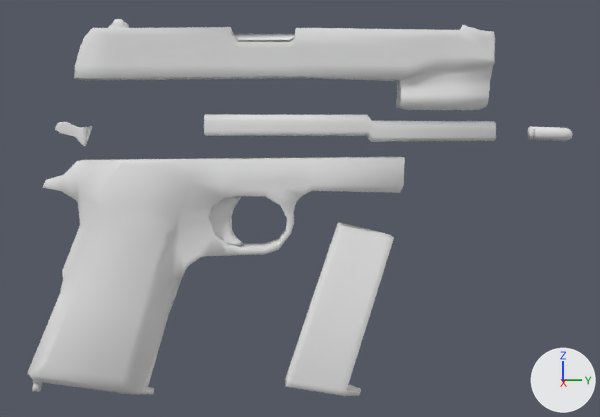
Before and after pictures for a commit that changed the Blender file Test/models/gun/M1911.blend.
Camera for both pictures: a camera (50 mm lens) standing at (23.18, 0.43, 7.84) and looking at (0.0, 1.09, 5.66). The axes (+X, +Y, +Z) are drawn at lower right. The lights are the same throughout.

Names of what the first picture shows: 'Barell', 'Bullet', 'Hand', 'Magazin', 'Top', 'Trigger'.
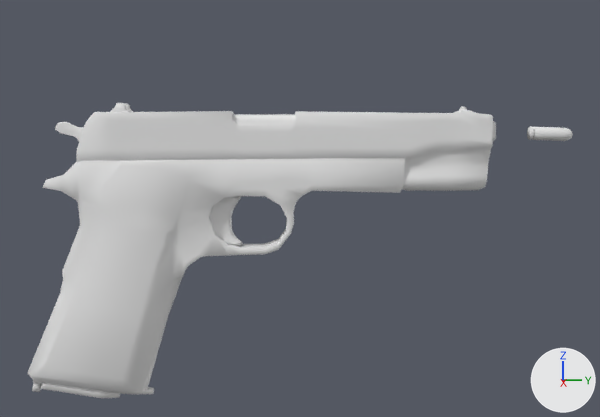
The newer file is also rescaled (x0.39), turned or shifted as a whole; pictures and numbers use the older file's frame.

The change, as a list of edits to the scene's bpy script:
```text
Change ob_magazin:
    ob_magazin.location: (0.0, 1.27, 1.7) -> (0.0, -5.54, 1.7)
Change ob_top:
    ob_top.location: (0.02, -0.25, 6.65) -> (0.02, -0.25, 4.42)
```

What differs and where, as boxes (x1, y1, x2, y2) in the pictures (600 x 417 px):
'Top', moved
    before: (74, 19, 495, 110)
    after: (76, 103, 493, 191)
'Magazin', moved
    before: (285, 222, 394, 396)
    after: (41, 382, 120, 398)
'Barell', unchanged, covered by the edit
    before: (204, 114, 496, 142)
    after: (232, 115, 496, 141)
